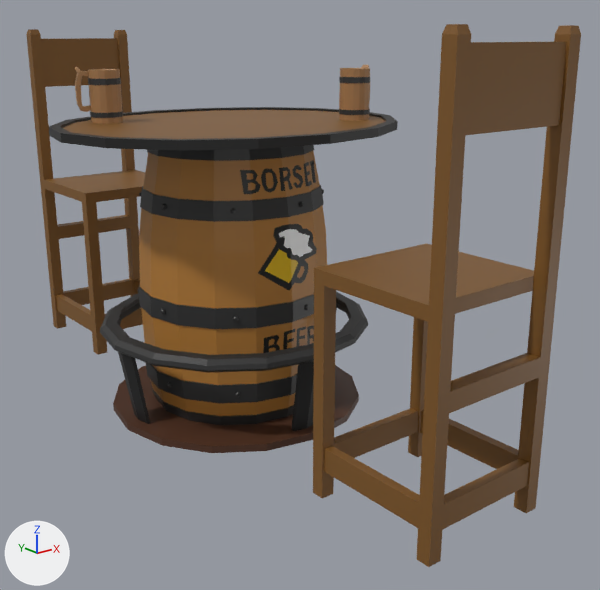
An edit to the Blender file client/assets/env/maps/lobby/lobby_items/play_table.blend, drawn before and after from the same camera.
Before and after are seen from a camera (50 mm lens) standing at (-1.76, -2.61, 1.41) and looking at (0.15, -0.22, 0.46). The axes (+X, +Y, +Z) are drawn at lower left. The lights are the same throughout. The older version comes first.

The older version as bpy lines, for what is in view:
```python
me_cube_003 = bpy.data.meshes.new('Cube.003')
me_cube_003.from_pydata(...)  # 2640 vertices, 2403 faces; spans x -0.66..0.66, y -1.28..1.28, z 0.0..1.43
me_cube_003.materials.append(mat_material)  # picture img_default_material_png
ob_playtable = bpy.data.objects.new('PlayTable', me_cube_003)
ob_playtable.location = (0.0, 0.0, 0.0)
```
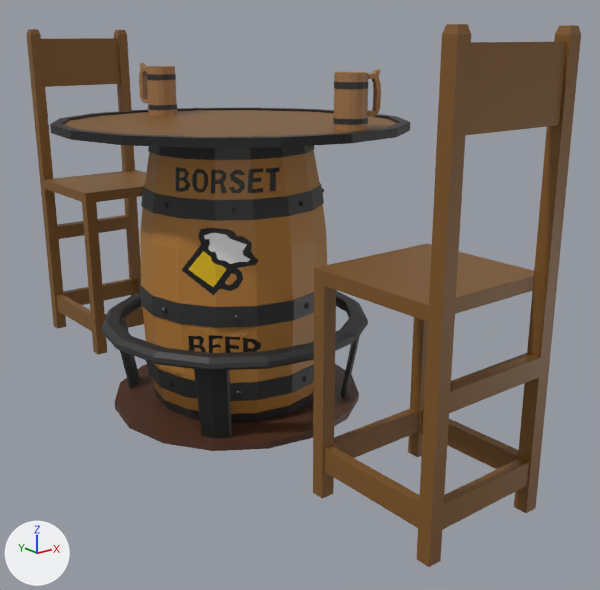
Pixel boxes (x1, y1, x2, y2) of what changed, in the pictures (600 x 590 px; the box of a moved part takes in the faces that stretch with it):
part 1 of me_cube_003, moved or reshaped: before (138, 145, 327, 425); after (139, 146, 327, 423)
part 2 of me_cube_003, moved or reshaped: before (49, 107, 398, 151); after (50, 108, 410, 148)
part 3 of me_cube_003, moved or reshaped: before (113, 308, 359, 453); after (115, 317, 360, 451)
part 4 of me_cube_003, moved or reshaped: before (100, 292, 368, 372); after (101, 291, 368, 371)
part 5 of me_cube_003, moved or reshaped: before (339, 65, 370, 121); after (333, 69, 381, 131)
part 6 of me_cube_003, moved or reshaped: before (75, 67, 123, 124); after (139, 63, 177, 115)

Diff of the bpy script that builds the scene:
```diff
--- a/client/assets/env/maps/lobby/lobby_items/play_table.blend.py
+++ b/client/assets/env/maps/lobby/lobby_items/play_table.blend.py
@@ me_cube_003 @@
 # used by ob_playtable; location = (0.0, 0.0, 0.0)
-me_cube_003.from_pydata(...)  # 2640 vertices, 2403 faces; spans x -0.66..0.66, y -1.28..1.28, z 0.0..1.43
+me_cube_003.from_pydata(...)  # 2640 vertices, 2403 faces; spans x -0.6..0.63, y -1.28..1.28, z 0.0..1.43
+# me_cube_003 part 1: the loose piece of 1213 vertices spanning x -0.37..0.37, y -0.37..0.37, z 0.01..1.08 is turned -44.7 degrees about the z axis through its middle, then moved by (0.01, 0.01, 0.0)
+# me_cube_003 part 2: the loose piece of 82 vertices spanning x -0.66..0.66, y -0.57..0.57, z 1.08..1.11 is turned -44.7 degrees about the z axis through its middle, then moved by (0.01, 0.01, 0.0)
+# me_cube_003 part 3: the loose piece of 111 vertices spanning x -0.5..0.5, y -0.5..0.5, z 0.0..0.31 is turned -44.7 degrees about the z axis through its middle, then moved by (0.01, 0.01, 0.0)
+# me_cube_003 part 4: the loose piece of 128 vertices spanning x -0.53..0.53, y -0.53..0.53, z 0.31..0.36 is turned -44.7 degrees about the z axis through its middle, then moved by (0.01, 0.01, 0.0)
+# me_cube_003 part 5: the loose piece of 384 vertices spanning x 0.39..0.55, y -0.24..-0.12, z 1.1..1.3 is turned -44.7 degrees about the z axis through its middle, then moved by (-0.25, -0.27, 0.0)
+# me_cube_003 part 6: the loose piece of 384 vertices spanning x -0.44..-0.28, y 0.25..0.37, z 1.1..1.3 is turned -44.7 degrees about the z axis through its middle, then moved by (0.34, 0.18, 0.0)
+# other edits to the shape of me_cube_003 do not show in these pictures
 me_cube_003.materials.append(mat_material)
```
